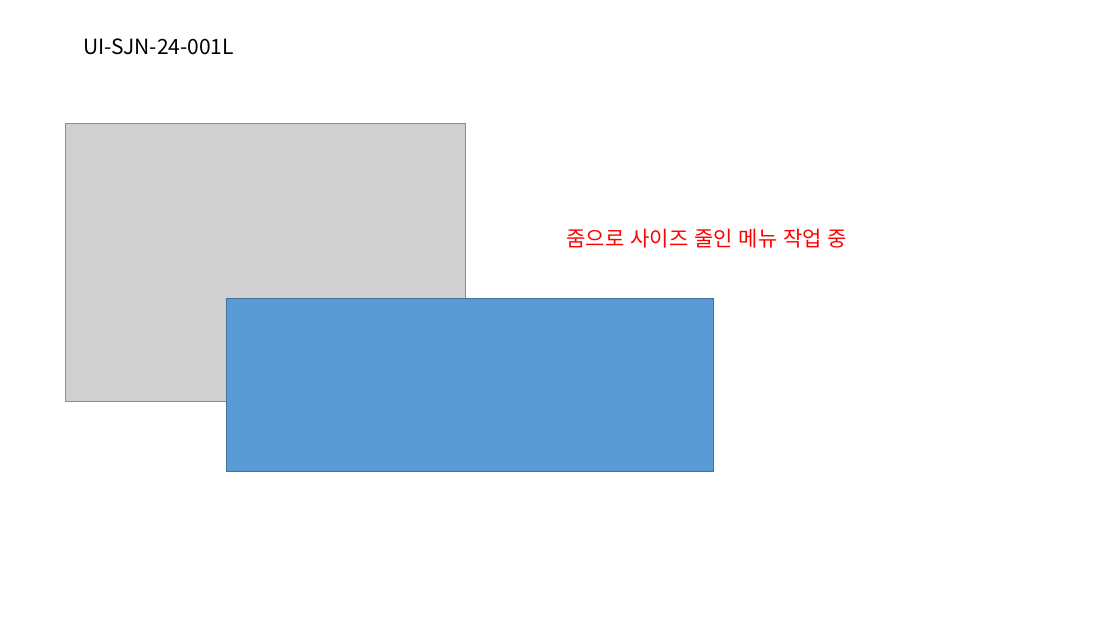
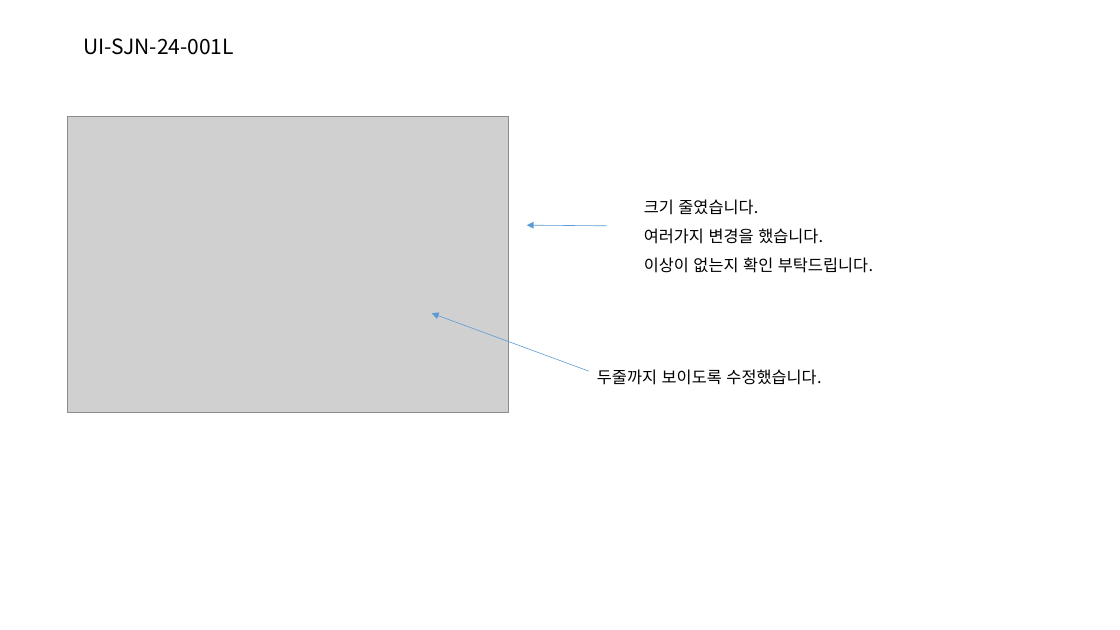
Before and after one commit to jeoungGyy/sejong, a slide deck: slide 12 of ppt/04-01.pptx. Drawn at 1120x630 pixels with LibreOffice and Linux fonts; fonts in the diff are those of the drawing; grey boxes stand for pictures. Boxes give left, top, right and bottom in pixels: in the first picture for what was removed or moved away, otherwise in the second. Text is boxed around its words. In the diff, an @@ line names an element or a change of style, - is before the commit and + after.

```diff
--- a/ppt/04-01.pptx
+++ b/ppt/04-01.pptx
@@ picture: place and size @@
-picture at (66, 124, 465, 402)
+picture at (68, 116, 509, 412)
@@ text at (644, 199, 873, 273): text changed; size 18 to 14 pt; text colour #FF0000 to #000000 @@
-줌으로 사이즈 줄인 메뉴 작업 중
+크기 줄였습니다.
+여러가지 변경을 했습니다.
+이상이 없는지 확인 부탁드립니다.
@@ arrow added from (607, 226) to (527, 225), #5B9BD5 0.5 pt @@
@@ rectangle removed at (227, 299, 714, 472) @@
@@ arrow added from (589, 371) to (432, 313), #5B9BD5 0.5 pt @@
@@ text added at (597, 369, 821, 385), 14 pt, text #000000 @@
+두줄까지 보이도록 수정했습니다.
```
Also in this commit, not shown: 1 other file.
